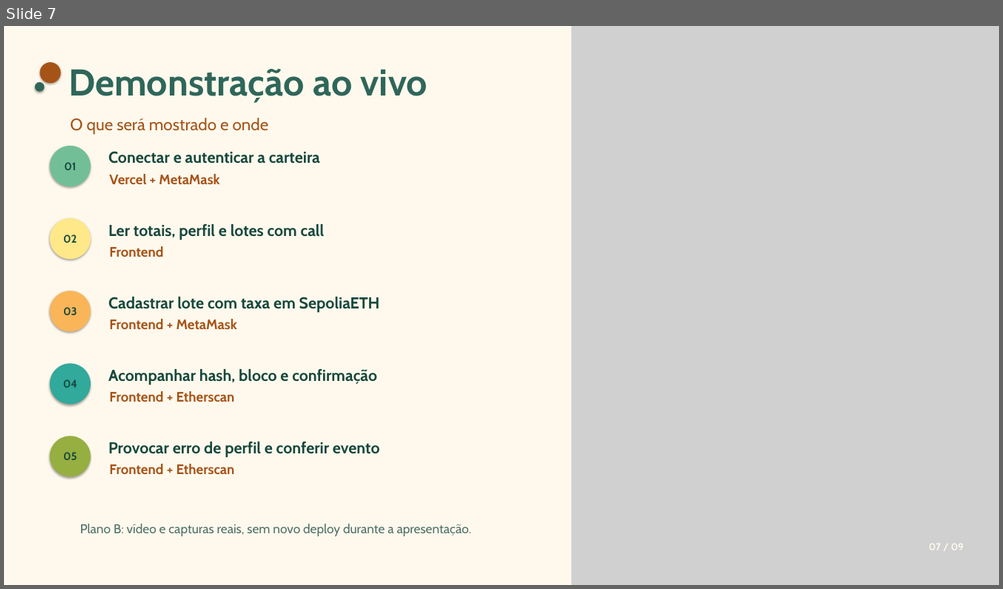
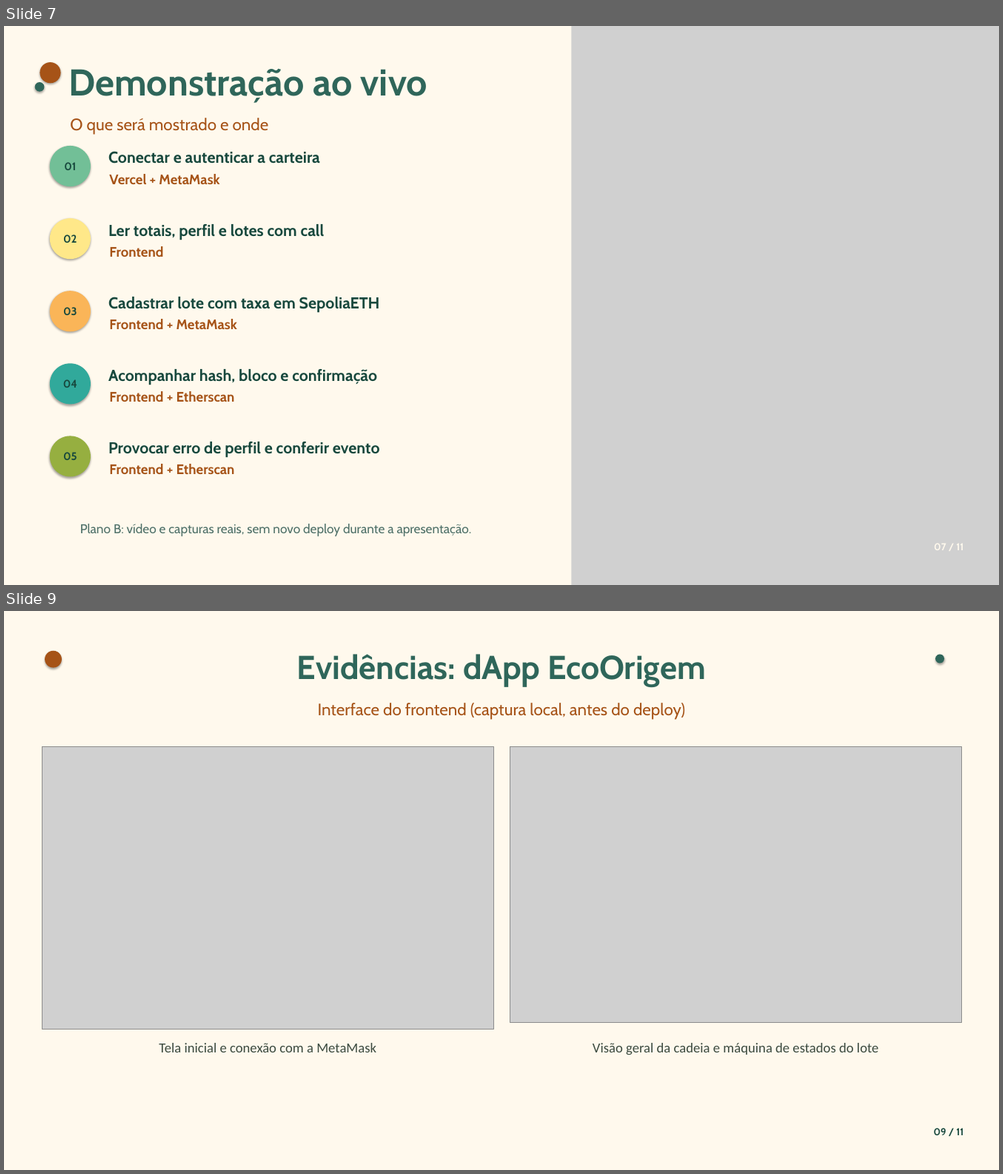
Before and after one commit to JulianaBallin/EcoOrigem, a slide deck: docs/slides/apresentacao-ecoorigem.pptx. Shown one above the other, each under a label of ours: slide 7 before the commit, slides 7 and 9 after it; the slides between them are not shown. The pictures are 1003x589 and 1003x1174 pixels, drawn with LibreOffice and Linux fonts; fonts in the diff are those of the drawing; grey boxes stand for pictures. Boxes give left, top, right and bottom in pixels: in the first picture for what was removed or moved away, otherwise in the second. Text is boxed around its words. In the diff, an @@ line names an element or a change of style, - is before the commit and + after.

```diff
--- a/docs/slides/apresentacao-ecoorigem.pptx
+++ b/docs/slides/apresentacao-ecoorigem.pptx
@@ slide 9 added at box(4, 611, 999, 1170), background #FFF9ED @@
@@ ellipse added at box(45, 651, 62, 668), fill #A65317 @@
@@ text added at box(297, 654, 706, 686), 48 pt, text #2F665A, bold @@
+Evidências: dApp EcoOrigem
@@ ellipse added at box(935, 654, 944, 664), fill #2F665A @@
@@ text added at box(318, 703, 685, 720), 24 pt, text #A65317 @@
+Interface do frontend (captura local, antes do deploy)
@@ picture added at box(42, 746, 494, 1028) @@
@@ picture added at box(509, 746, 962, 1022) @@
@@ text added at box(159, 1043, 376, 1053), 20 pt, text #3B4A3F @@
+Tela inicial e conexão com a MetaMask
@@ text added at box(592, 1043, 879, 1055), 20 pt, text #3B4A3F @@
+Visão geral da cadeia e máquina de estados do lote
@@ text added at box(933, 1128, 963, 1136), 14.5 pt, text #17483D, bold @@
+09 / 11
@@ slide 7 changed as well @@
@@ text at box(933, 544, 963, 551): text changed @@
-07 / 09
+07 / 11
```
Also in this commit, not shown: 8 other slides changed, 1 other slide added, 8 other files.
